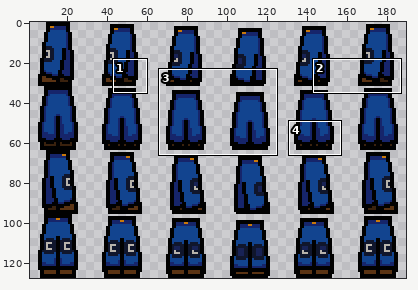
A sprite sheet gets an edit: assets/pants_idle.png. Above, an overview of the earlier version with the close-up marked.
Close-up. As it was:
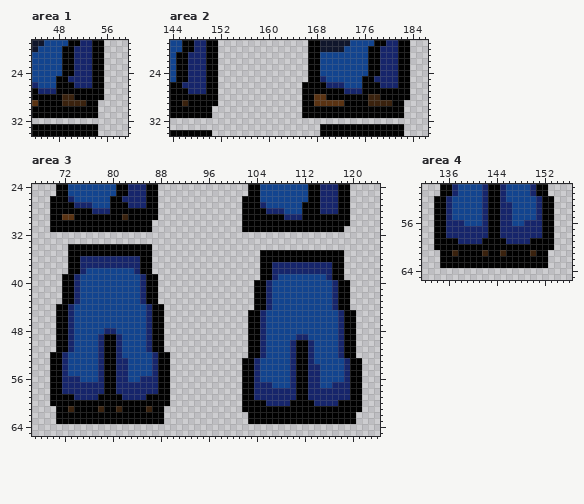
The file is 192x128 pixels. Colours within 5 levels of each other are drawn and written as one. Shown: area 1: x 44..59, y 19..34; area 2: x 144..186, y 19..34; area 3: x 67..124, y 24..65; area 4: x 132..156, y 50..65. The wide view leaves out empty margins. The commit also changed other parts of the picture, which this record leaves out.
The same view after the edit:
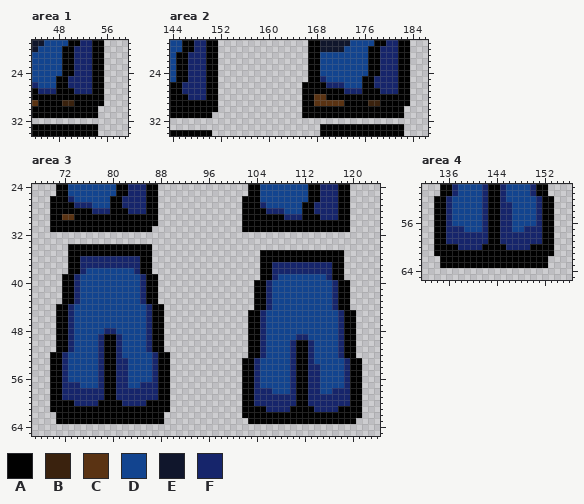
Palette (. is transparent): A #010101  B #3a220e  C #5a3313  D #12448f  E #10162c  F #16256b
The edit:
--- area 1
@@ x 47..57 @@
 25 DAAFFFFAA..
-26 DAAAFFFAA..
-27 FAAAAAAAA..
-28 AABBAAAAA..
-29 AABBBBAA...
+26 DAAFFFFAA..
+27 FAAAFFFAA..
+28 AAAAAAAAA..
+29 AABBAAAAA..
 30 AAAAAAAA...
--- area 2
@@ x 144..186 @@
 25 DAAFFFAA...............AAFDDDDDDAAFFFFAA...
-26 AAFFFFAA..............AAAAFFFDDDAAAFFFAA...
-27 AAAFFFAA..............AAAAAAAFFFAAAAAAAA...
-28 AAAAAAAA..............AACCAAAAAAABBAAAAA...
-29 AABAAAAA..............AACCCCCAAAABBBBAA....
-30 AAAAAAA...............AAAAAAAAAAAAAAAAA....
+26 AAFFFFAA..............AAAAFFFDDDAAFFFFAA...
+27 AAFFFFAA..............AAAAAAAFFFAAAFFFAA...
+28 AAAFFFAA..............AACCAAAAAAAAAAAAAA...
+29 AAAAAAAA..............AACCCCCAAAABBAAAAA...
+30 AAAAAAAA..............AAAAAAAAAAAAAAAAA....
 31 AAAAAAA...............AAAAAAAAAAAAAAAAA....
--- area 3
@@ x 67..124 @@
 26 ...AAAFDDDDDDAAFFFFAA..............AAADDDDDDDDAAFFFAA.....
-27 ...AAAAFFFDDDAAAFFFAA..............AAAFDDDDDDAAAFFFAA.....
-28 ...AAAAAAAFFFAAAAAAAA..............AAAAFFFDDDAAAFFFAA.....
-29 ...AACCAAAAAAAABAAAAA..............AAAAAAAFFFAAAAAAAA.....
-30 ...AAAAAAAAAAAAAAAAA...............AAAAAAAAAAAAAAAAAA.....
-31 ...AAAAAAAAAAAAAAAAA...............AAAAAAAAAAAAAAAAA......
+27 ...AAAAFFFDDDAAFFFFAA..............AAAFDDDDDDAAFFFFAA.....
+28 ...AAAAAAAFFFAAAFFFAA..............AAAAFFFDDDAAFFFFAA.....
+29 ...AACCAAAAAAAAAAAAAA..............AAAAAAAFFFAAAFFFAA.....
+30 ...AAAAAAAAAAAAAAAAAA..............AAAAAAAAAAAAAAAAAA.....
+31 ...AAAAAAAAAAAAAAAAA...............AAAAAAAAAAAAAAAAAA.....
 32 ..........................................................
@@ x 67..124 @@
 55 ...AAFDDDDDFAAFFDDDDFAA............AAFDDDDDFAAFFDDDDFAA...
-56 ...AAFFFDDDFAAFFDDFFFAA............AAFDDDDDFAAFFDDDDFAA...
-57 ...AAFFFFFFFAAFFFFFFFAA............AAFFFDDDFAAFFDDFFFAA...
-58 ...AAFFFFFFFAAFFFFFFFAA............AAFFFFFFFAAFFFFFFFAA...
-59 ...AAAAFFFFAAAAFFFFAAAA............AAFFFFFFFAAFFFFFFFAA...
-60 ...AAAAAAAAAAAAAAAAAAAA............AAAAFFFFAAAAFFFFAAAA...
-61 ....AABAAAABAABAAAABAA.............AAAAAAAAAAAAAAAAAAAA...
-62 ....AAAAAAAAAAAAAAAAAA..............AAAAAAAAAAAAAAAAAA....
+56 ...AAFDDDDDFAAFFDDDDFAA............AAFDDDDDFAAFFDDDDFAA...
+57 ...AAFFFDDDFAAFFDDFFFAA............AAFDDDDDFAAFFDDDDFAA...
+58 ...AAFFFFFFFAAFFFFFFFAA............AAFFFDDDFAAFFDDFFFAA...
+59 ...AAFFFFFFFAAFFFFFFFAA............AAFFFFFFFAAFFFFFFFAA...
+60 ...AAAAFFFFAAAAFFFFAAAA............AAFFFFFFFAAFFFFFFFAA...
+61 ...AAAAAAAAAAAAAAAAAAAA............AAAAFFFFAAAAFFFFAAAA...
+62 ....AAAAAAAAAAAAAAAAAA.............AAAAAAAAAAAAAAAAAAAA...
 63 ....AAAAAAAAAAAAAAAAAA..............AAAAAAAAAAAAAAAAAA....
--- area 4
@@ x 132..156 @@
 55 ..AAFDDDDDFAAFFDDDDFAA...
-56 ..AAFFFDDDFAAFFDDFFFAA...
-57 ..AAFFFFFFFAAFFFFFFFAA...
+56 ..AAFDDDDDFAAFFDDDDFAA...
+57 ..AAFFFDDDFAAFFDDFFFAA...
 58 ..AAFFFFFFFAAFFFFFFFAA...
-59 ..AAAAFFFFAAAAFFFFAAAA...
-60 ..AAAAAAAAAAAAAAAAAAAA...
-61 ...AABAAAABAABAAAABAA....
+59 ..AAFFFFFFFAAFFFFFFFAA...
+60 ..AAAAFFFFAAAAFFFFAAAA...
+61 ..AAAAAAAAAAAAAAAAAAAA...
 62 ...AAAAAAAAAAAAAAAAAA....
Boxes around the changes in both close-ups, in picture pixels (x1, y1, x2, y2):
changed: (62, 82, 104, 106)
changed: (368, 82, 410, 106)
changed: (182, 88, 218, 112)
changed: (122, 202, 158, 226)
changed: (314, 202, 350, 232)
changed: (50, 376, 170, 412)
changed: (242, 382, 362, 418)
changed: (434, 220, 554, 256)
